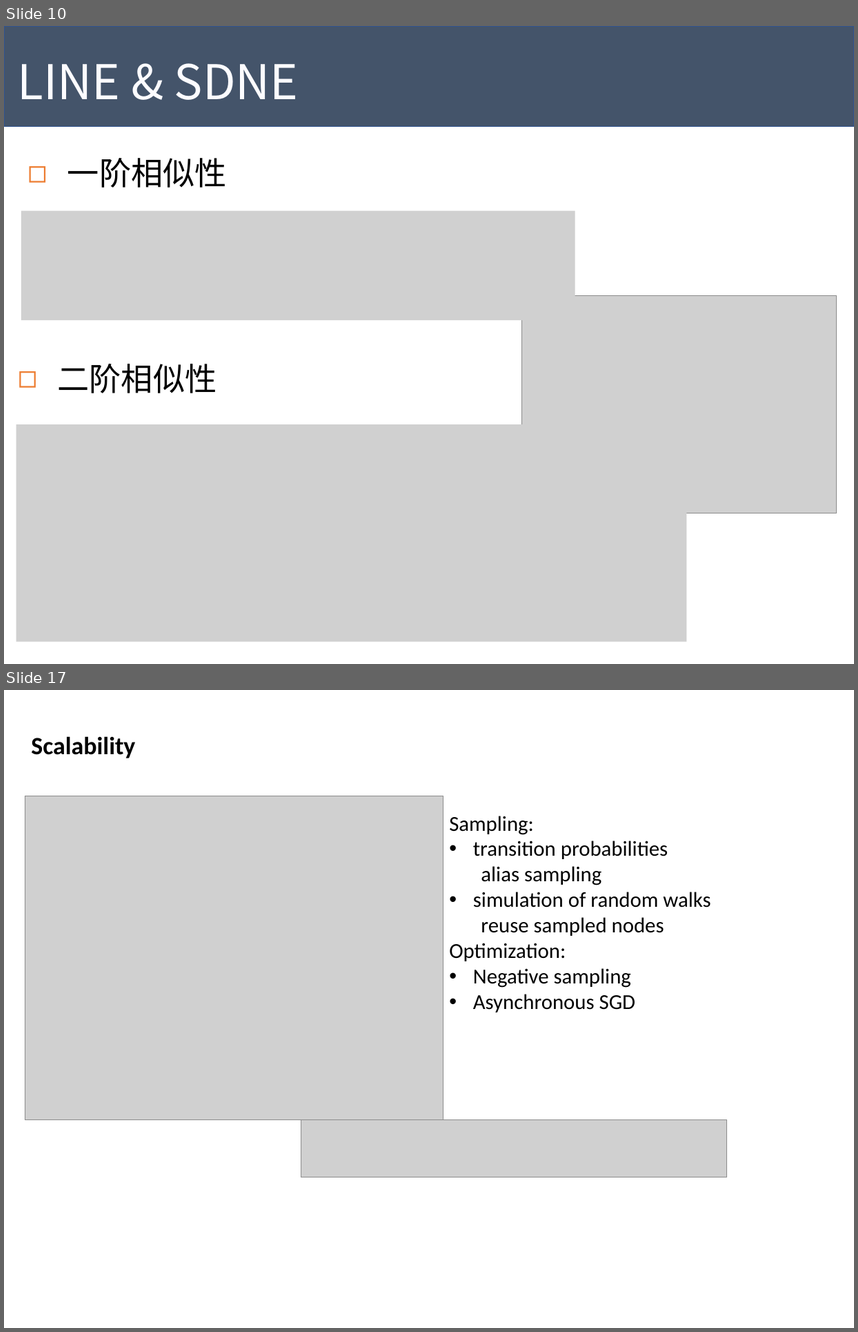
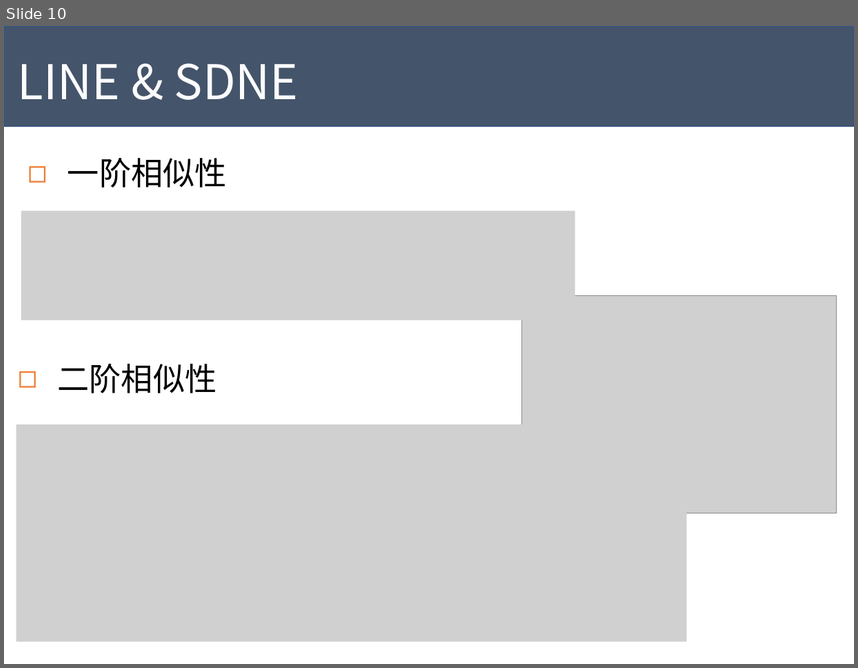
Before and after one commit to Tigerrr07/GNN-tiger, a slide deck: GE.pptx. Shown one above the other, each under a label of ours: slides 10 and 17 before the commit, slide 10 after it; the slides between them are not shown. The pictures are 858x1332 and 858x668 pixels, drawn with LibreOffice and Linux fonts; fonts in the diff are those of the drawing; grey boxes stand for pictures. Boxes give left, top, right and bottom in pixels: in the first picture for what was removed or moved away, otherwise in the second. Text is boxed around its words. In the diff, an @@ line names an element or a change of style, - is before the commit and + after.

```diff
--- a/GE.pptx
+++ b/GE.pptx
@@ slide 17 removed at [4,690,854,1328], background #FFFFFF @@
@@ text removed at [31,736,135,758] @@
-Scalability
@@ picture removed at [25,796,444,1120] @@
@@ text removed at [449,816,711,1012] @@
-Sampling:
-• transition probabilities
-alias sampling
-• simulation of random walks
-  reuse sampled nodes
-Optimization:
-• Negative sampling
-• Asynchronous SGD
@@ picture removed at [301,1119,728,1177] @@
```
Also in this commit, not shown: 2 slides changed, 8 other slides removed, 1 other file.
